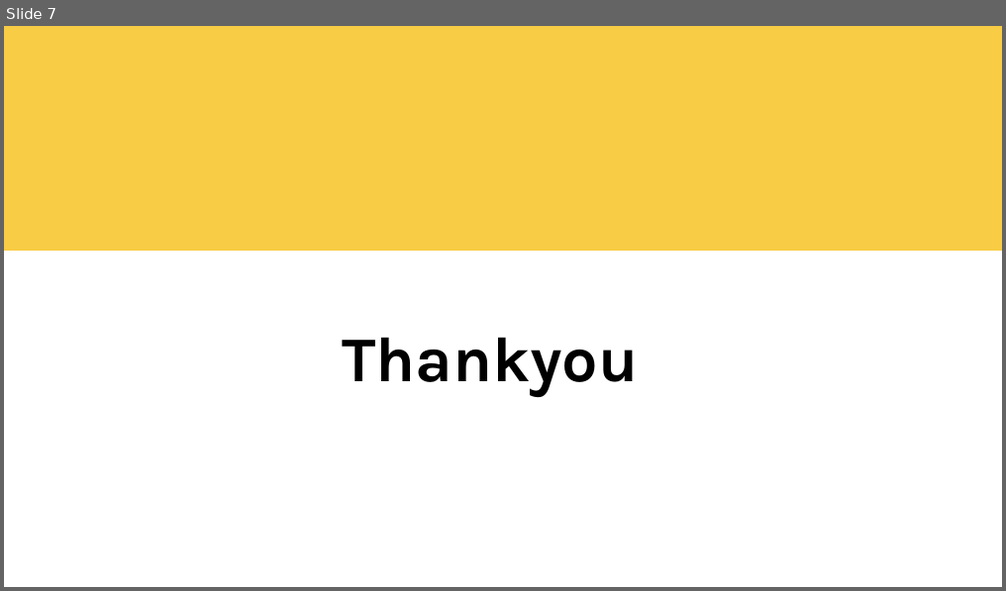
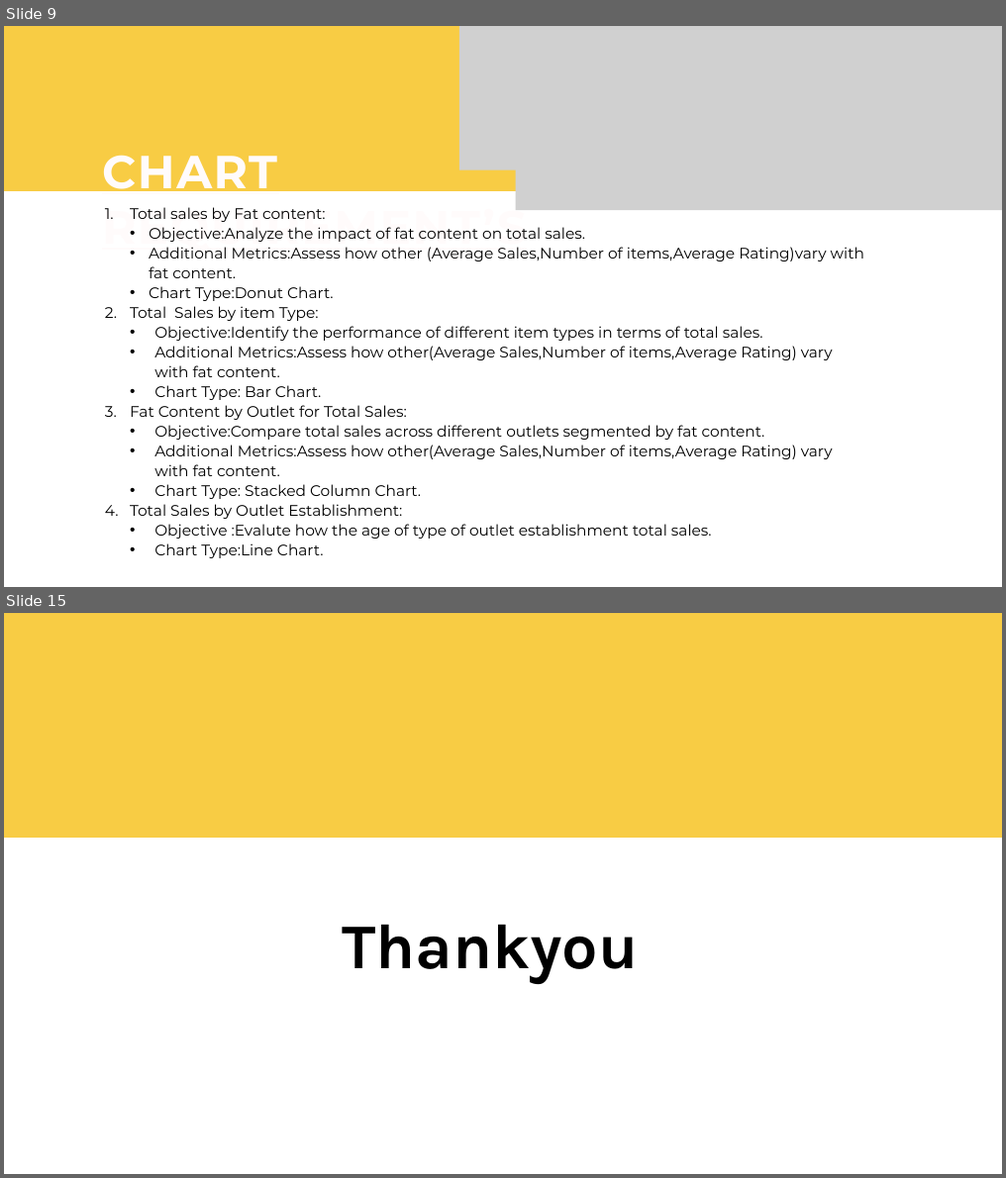
Before and after one commit to Nian2024/blinkit_analysis, a slide deck: blinkit.pptx. Shown one above the other, each under a label of ours: slide 7 before the commit, slides 9 and 15 after it; the slides between them are not shown. The pictures are 1006x591 and 1006x1178 pixels, drawn with LibreOffice and Linux fonts; fonts in the diff are those of the drawing; grey boxes stand for pictures. Boxes give left, top, right and bottom in pixels: in the first picture for what was removed or moved away, otherwise in the second. Text is boxed around its words. In the diff, an @@ line names an element or a change of style, - is before the commit and + after.

```diff
--- a/blinkit.pptx
+++ b/blinkit.pptx
@@ slide 9 added at [4, 26, 1002, 587], background #FFFFFF @@
@@ freeform shape added at [4, 26, 1002, 191], fill #F8CC44 @@
@@ picture added at [459, 26, 782, 171] @@
@@ picture added at [516, 26, 1002, 210] @@
@@ text added at [102, 155, 527, 254], 66.8 pt, text #FFFBFB, bold, underline @@
+CHART REQUIREMENT’S
@@ text added at [130, 207, 864, 559], 22 pt, text #000000 @@
+1. Total sales by Fat content:
+  • Objective:Analyze the impact of fat content on total sales.
+  • Additional Metrics:Assess how other (Average Sales,Number of items,Average Rating)vary with fat content.
+  • Chart Type:Donut Chart.
+2. Total Sales by item Type:
+  • Objective:Identify the performance of different item types in terms of total sales.
+  • Additional Metrics:Assess how other(Average Sales,Number of items,Average Rating) vary with fat content.
+  • Chart Type: Bar Chart.
+3. Fat Content by Outlet for Total Sales:
+  • Objective:Compare total sales across different outlets segmented by fat content.
+  • Additional Metrics:Assess how other(Average Sales,Number of items,Average Rating) vary with fat content.
+  • Chart Type: Stacked Column Chart.
+4. Total Sales by Outlet Establishment:
+  • Objective :Evalute how the age of type of outlet establishment total sales.
+  • Chart Type:Line Chart.
@@ what was slide 7 is now slide 15 @@
```
Also in this commit, not shown: 5 slides changed, 7 other slides added.
